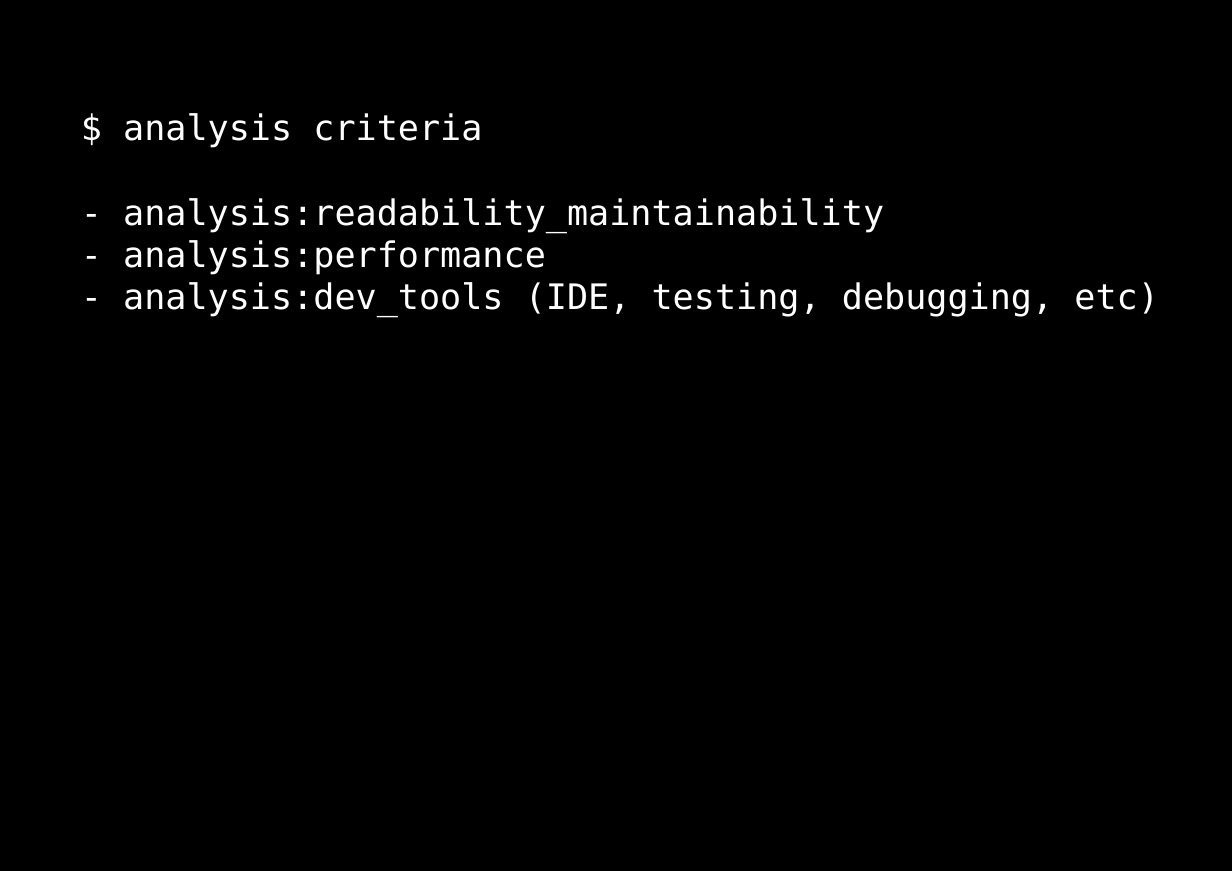
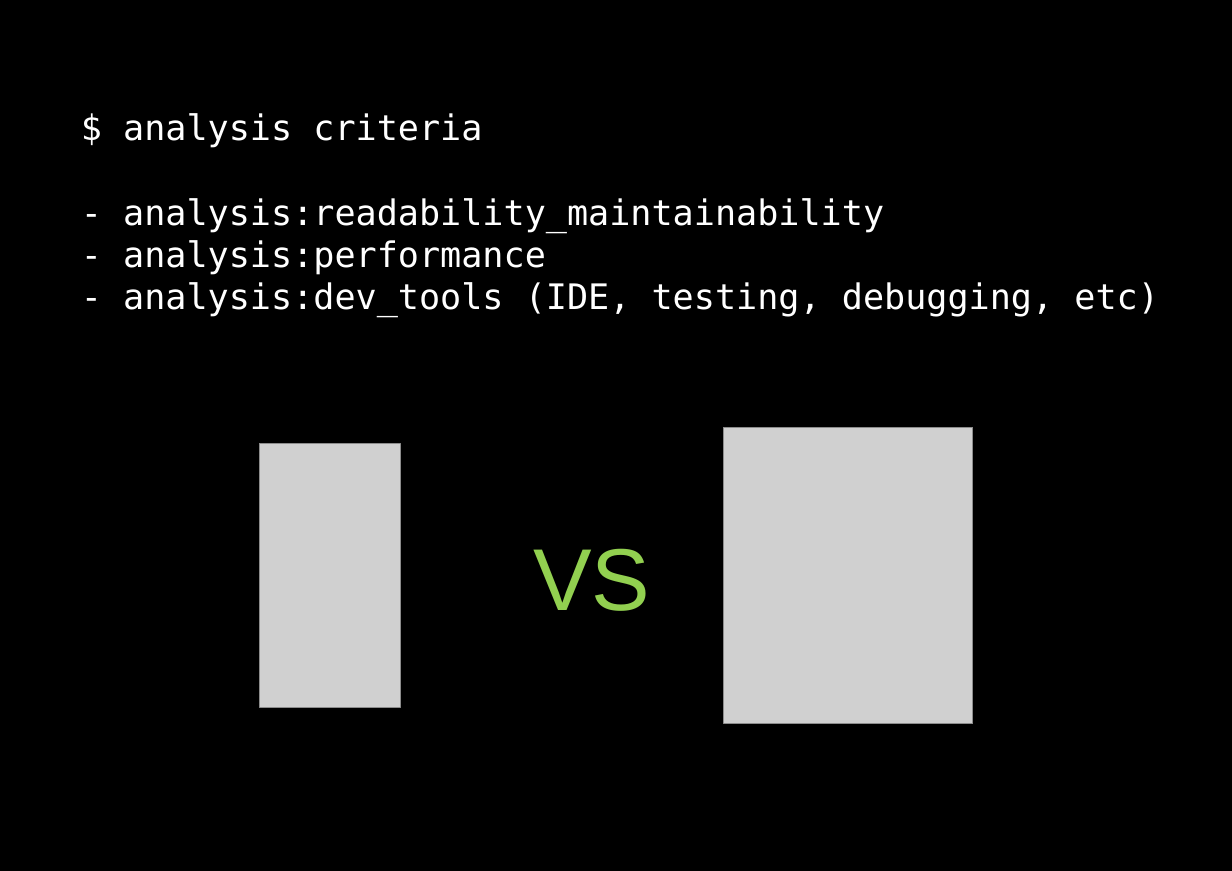
Before and after one commit to dzamurovic/coding-serbia-2014, a slide deck: slide 9 of coding-serbia.pptx. Drawn at 1232x871 pixels with LibreOffice and Linux fonts; fonts in the diff are those of the drawing; grey boxes stand for pictures. Boxes give left, top, right and bottom in pixels: in the first picture for what was removed or moved away, otherwise in the second. Text is boxed around its words. In the diff, an @@ line names an element or a change of style, - is before the commit and + after.

```diff
--- a/coding-serbia.pptx
+++ b/coding-serbia.pptx
@@ picture added at (259,444,400,707) @@
@@ picture added at (724,428,973,725) @@
@@ text added at (533,548,650,611), 60 pt, text #92D050 @@
+VS
```
Also in this commit, not shown: 7 other slides changed.
